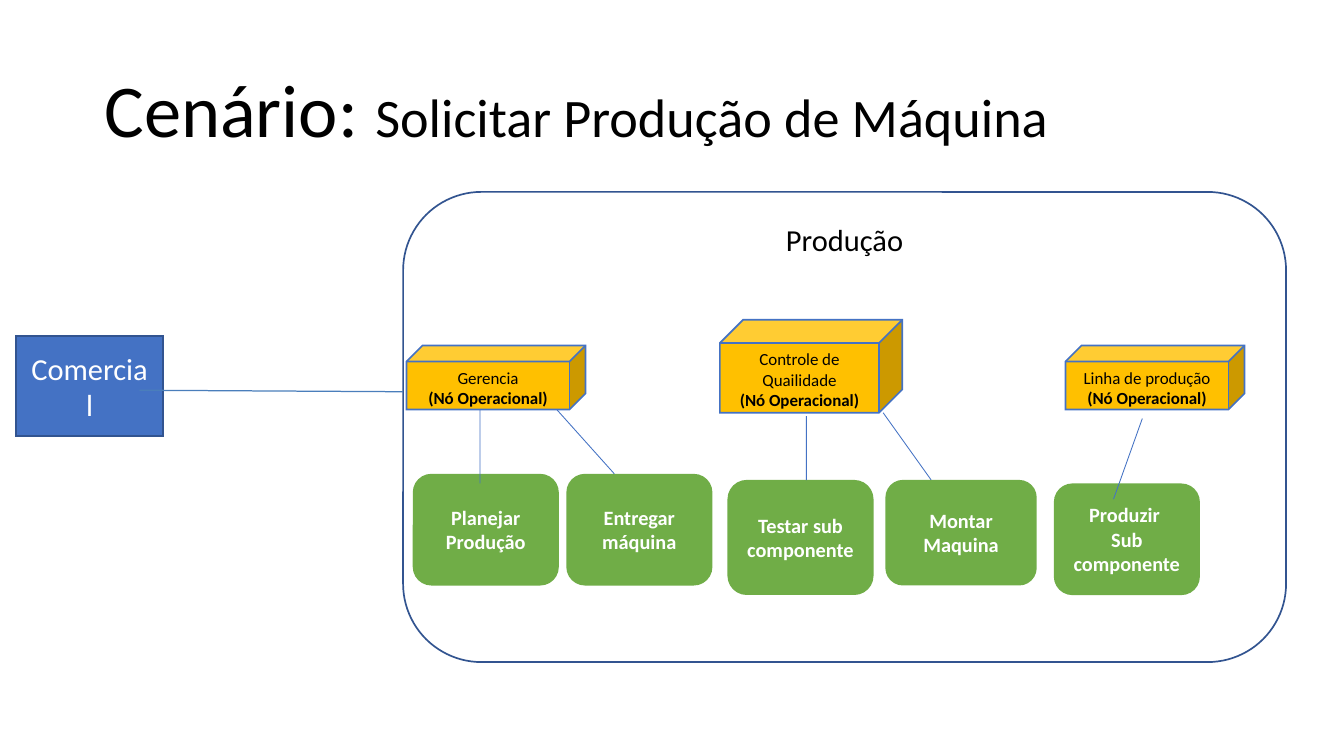
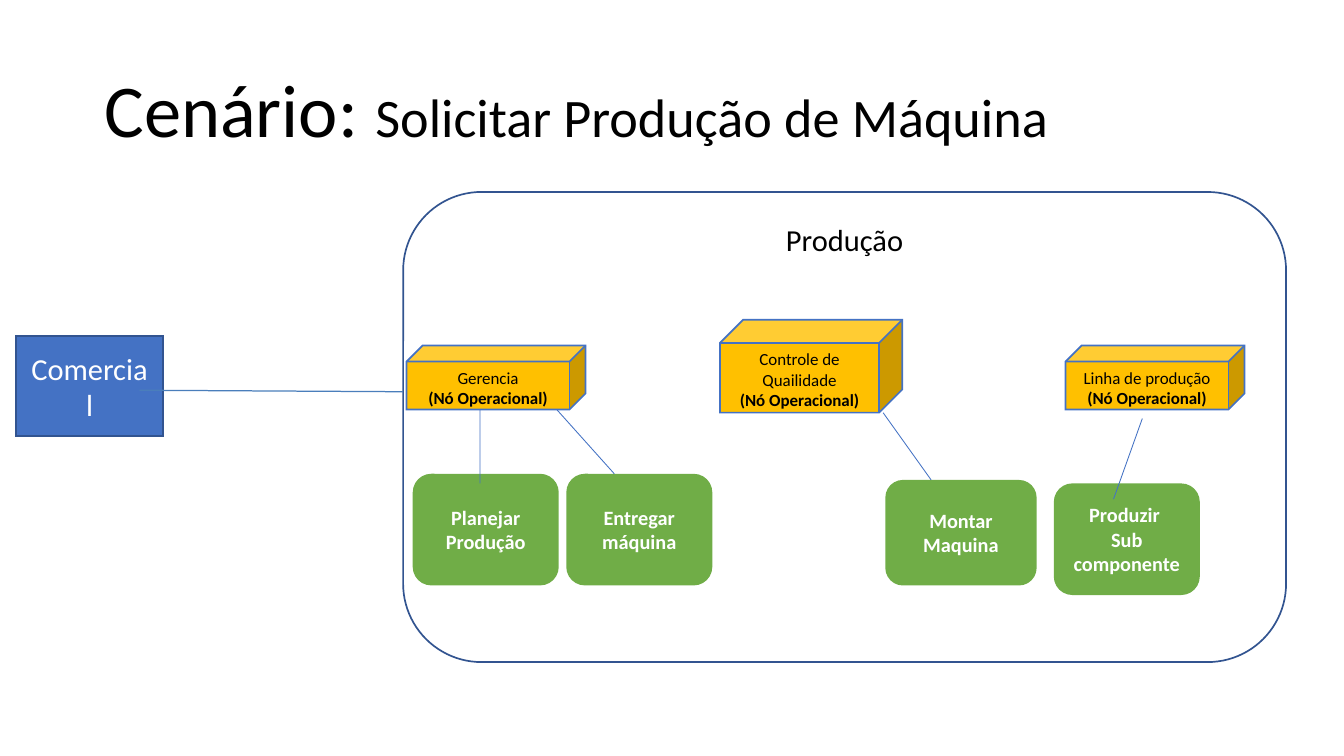
Before and after one commit to lmoraesImpacta/OPE, a slide deck: slide 2 of Artefatos/15-ArquiteturaDeNegocioParaCadaCenario.pptx. Drawn at 1344x756 pixels with LibreOffice and Linux fonts; fonts in the diff are those of the drawing. Boxes give left, top, right and bottom in pixels: in the first picture for what was removed or moved away, otherwise in the second. Text is boxed around its words. In the diff, an @@ line names an element or a change of style, - is before the commit and + after.

```diff
--- a/Artefatos/15-ArquiteturaDeNegocioParaCadaCenario.pptx
+++ b/Artefatos/15-ArquiteturaDeNegocioParaCadaCenario.pptx
@@ line removed from (806, 416) to (806, 481) @@
@@ rounded rectangle removed at (728, 481, 874, 595) @@
-Testar sub componente
```
Also in this commit, not shown: 1 other slide changed, 2 other files.
